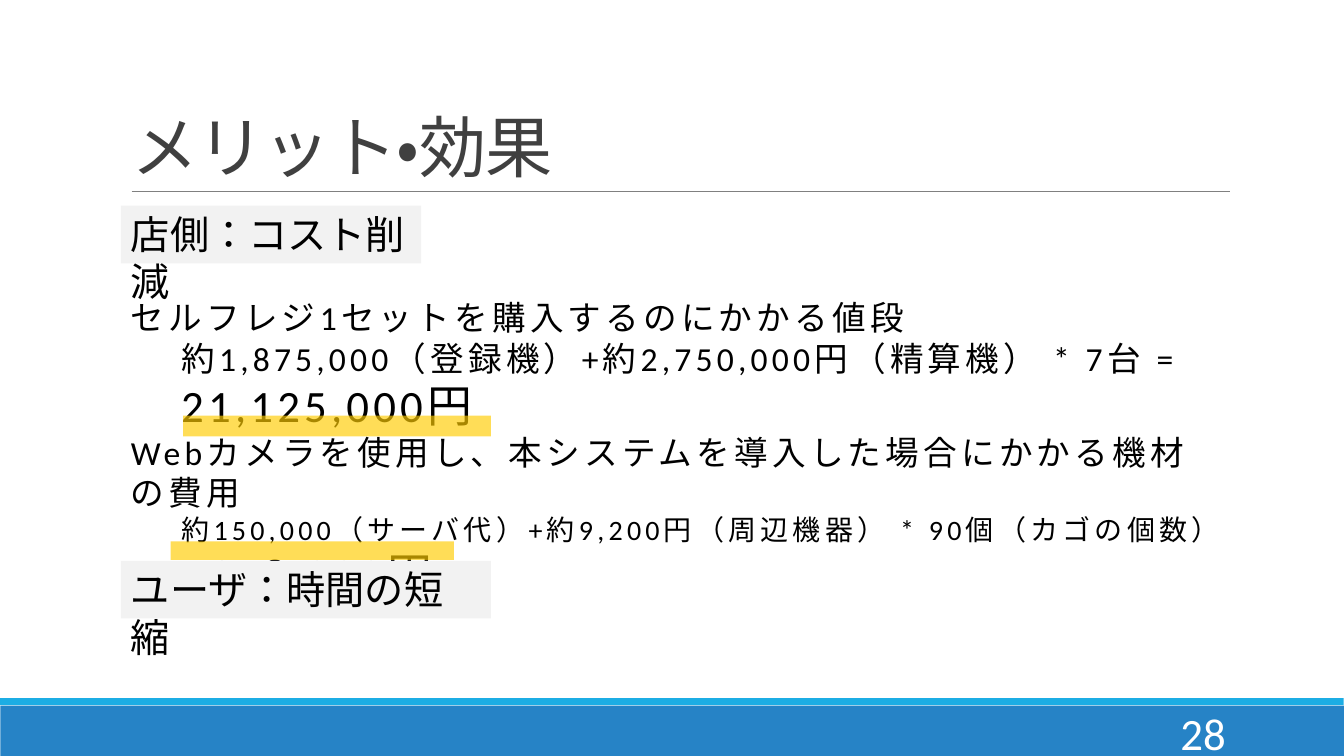
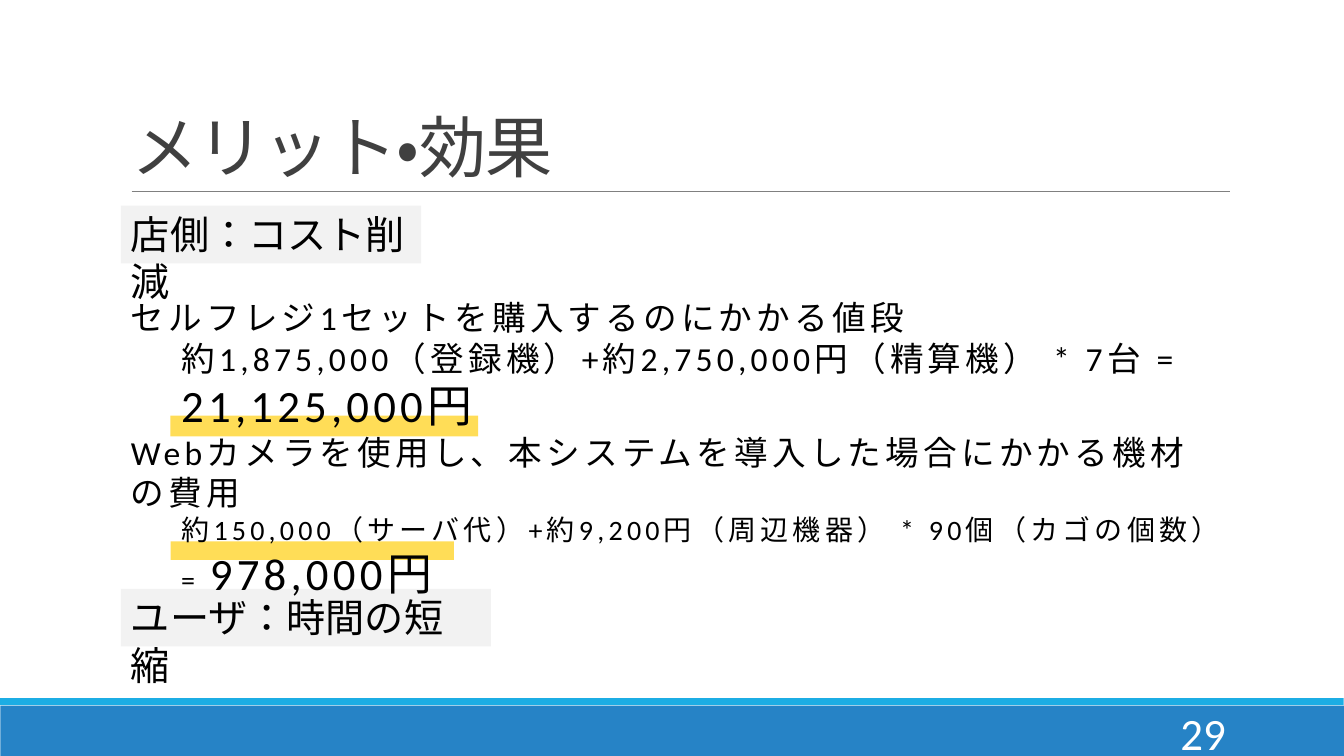
Before and after one commit to DJ956/YoloBarcodeReader, a slide deck: slide 30 of プレゼン/enpit.pptx (slide 29 before the commit). Drawn at 1344x756 pixels with LibreOffice and Linux fonts; fonts in the diff are those of the drawing. Boxes give left, top, right and bottom in pixels: in the first picture for what was removed or moved away, otherwise in the second. Text is boxed around its words. In the diff, an @@ line names an element or a change of style, - is before the commit and + after.

```diff
--- a/プレゼン/enpit.pptx
+++ b/プレゼン/enpit.pptx
@@ rectangle: place and size @@
-rectangle at <box>184,415,491,437</box>
+rectangle at <box>170,415,478,437</box>
@@ rectangle "ユーザ：時間の短縮": place and size @@
-rectangle "ユーザ：時間の短縮" at <box>121,561,491,618</box>
+rectangle "ユーザ：時間の短縮" at <box>121,589,491,646</box>
@@ page number at <box>1180,721,1225,750</box>: text changed @@
-28
+29
```
Also in this commit, not shown: 7 other slides changed.
